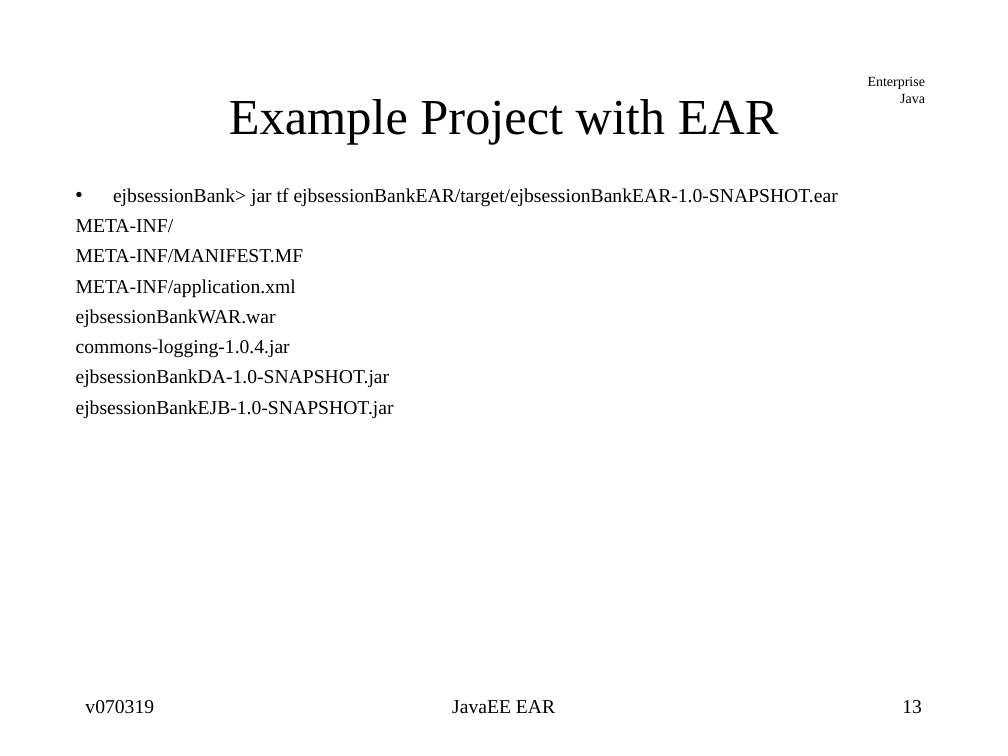
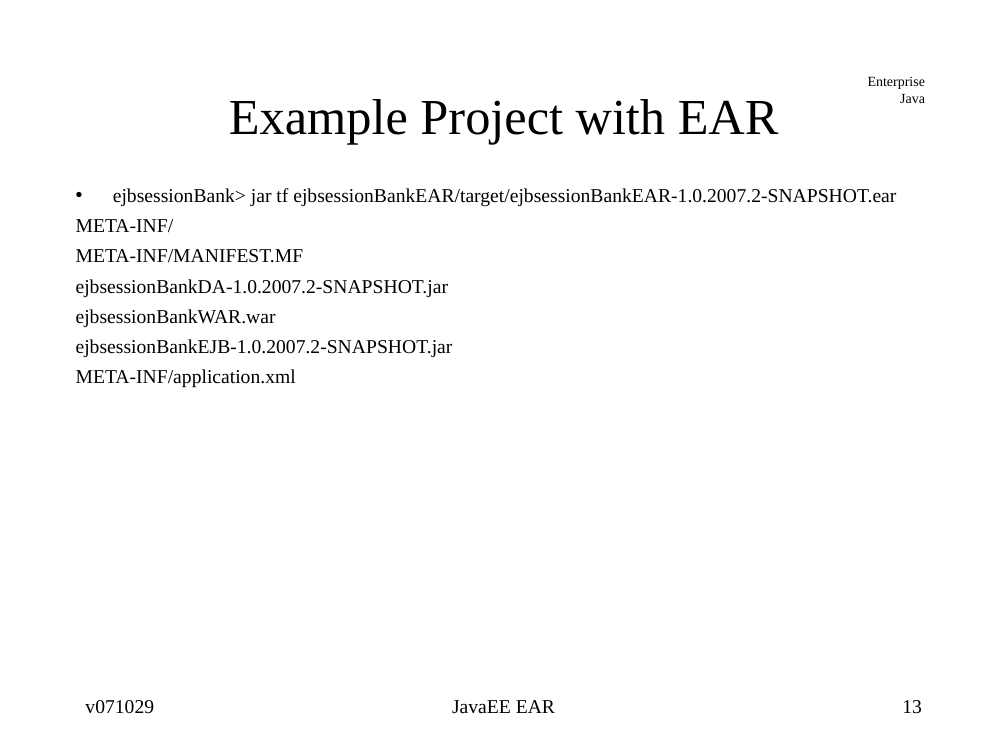
Before and after one commit to jcstaff/ejava-javaee, a slide deck: slide 13 of course-docs/src/site/resources/lectures/javaeeEAR.ppt. Drawn at 1008x756 pixels with LibreOffice and Linux fonts; fonts in the diff are those of the drawing. Boxes give left, top, right and bottom in pixels: in the first picture for what was removed or moved away, otherwise in the second. Text is boxed around its words. In the diff, an @@ line names an element or a change of style, - is before the commit and + after.

```diff
--- a/course-docs/src/site/resources/lectures/javaeeEAR.ppt
+++ b/course-docs/src/site/resources/lectures/javaeeEAR.ppt
@@ text at <box>113,188,896,207</box>: text changed @@
-• ejbsessionBank> jar tf ejbsessionBankEAR/target/ejbsessionBankEAR-1.0-SNAPSHOT.ear
+• ejbsessionBank> jar tf ejbsessionBankEAR/target/ejbsessionBankEAR-1.0.2007.2-SNAPSHOT.ear
@@ text at <box>76,279,453,357</box>: paragraphs added @@
+ejbsessionBankDA-1.0.2007.2-SNAPSHOT.jar
+ejbsessionBankWAR.war
+ejbsessionBankEJB-1.0.2007.2-SNAPSHOT.jar
@@ text at <box>76,309,394,418</box>: paragraphs removed @@
-ejbsessionBankWAR.war
-commons-logging-1.0.4.jar
-ejbsessionBankDA-1.0-SNAPSHOT.jar
-ejbsessionBankEJB-1.0-SNAPSHOT.jar
@@ text at <box>85,700,154,714</box>: text changed @@
-v070319
+v071029
```
Also in this commit, not shown: 16 other slides changed, 9 slides added, 1 slide removed, 7 other files.
